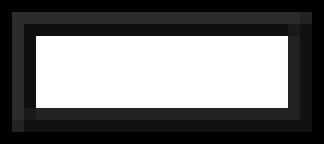
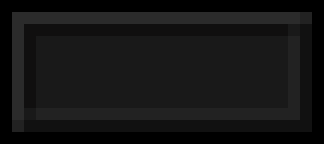
Layer changes from the first (324, 144) image to the second:
hid "图层 9", moved it above "图层 6" over <box>36,36,288,108</box>
showed "图层 10", moved it above "图层 8" over <box>36,36,288,108</box>
showed "图层 8" over <box>36,36,288,108</box>
showed "图层 5" over <box>36,36,288,108</box>
showed "图层 4" over <box>36,36,288,108</box>
